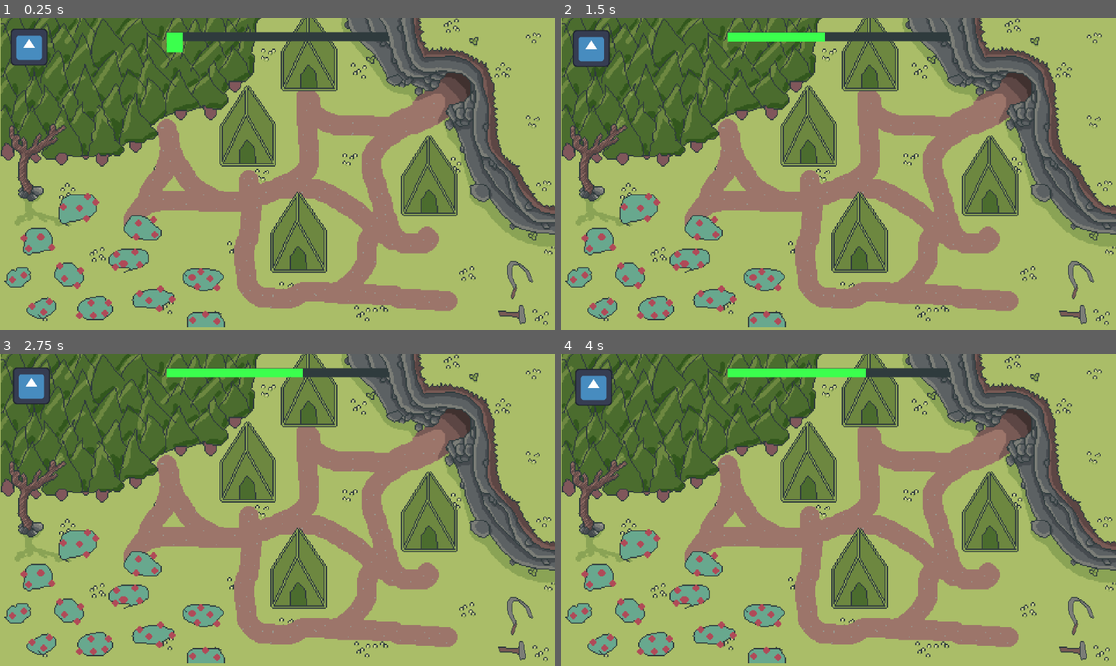
Above: before the commit, frames 1-4 (two rows, left to right).
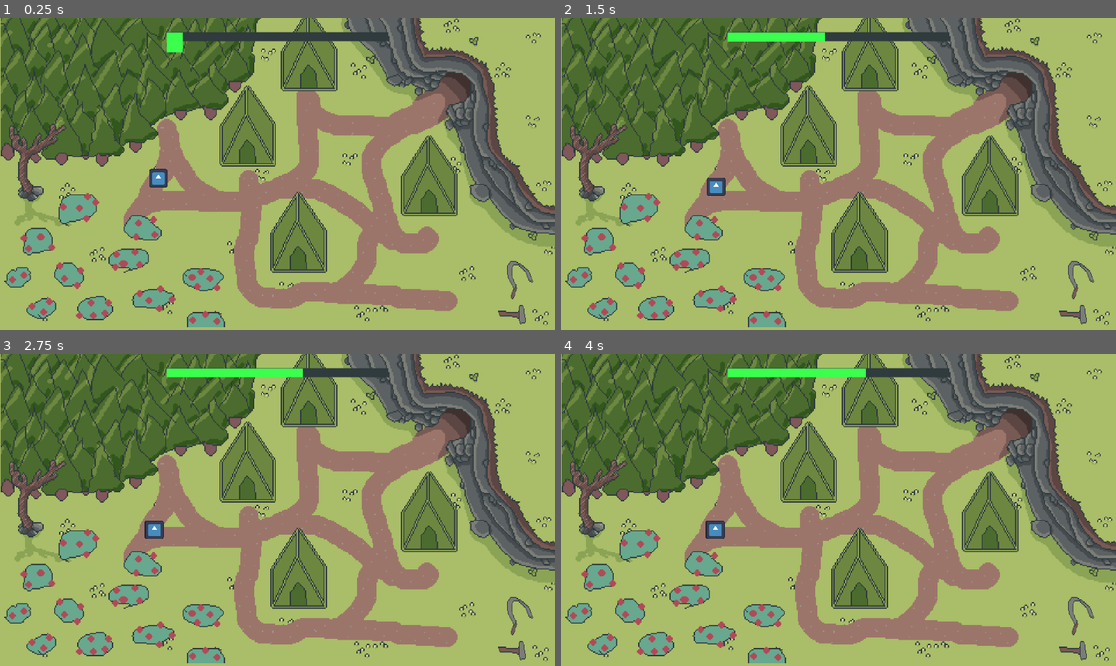
Above: after the commit, the same moments.

Repository: Lueegee1/EksamenDDU
Game: Godot game, scene res://Scenes/Root.tscn
Same seed, same stepped clock (60 frames per second), same inputs: the game is played once before the commit and once after it. The engine's default icon, where the game draws it, is replaced by a stand-in: a white triangle on a blue panel in a dark square.
Inputs:
- Up to frame 1 (0.25 s): no input
- Up to frame 2 (1.5 s): no input
- Up to frame 3 (2.75 s): no input
- Up to frame 4 (4 s): tap Enter at 2.75 s; tap Space at 3.5 s

The runs differ from the first frame. In frame 1, 1.0% of the frame differs, in the area x 1-31%, y 3-55%; in frame 2, 1.0%; in frame 3, 1.0%, in the area x 2-30%, y 4-60%; in frame 4, 1.0%.

Commit message:
Working colonist movement

Diff:
--- a/ddu-eksamen/Scripts/GameManager.gd
+++ b/ddu-eksamen/Scripts/GameManager.gd
@@ -103,7 +103,7 @@
 		workers_dict[colonist_name] = "unemployed" #adds them as unemployed to the workers dict
 		happiness_dict[colonist_name] = {"happiness": base_happiness, "sick" : false, "grieving_1": false, "homeless" : false, "surgery": false, "grieving_2": false}
 		movement_and_sprite_dictionary[colonist_name] = {
-			"position": Vector2(100,100),
+			"position": Vector2(550,550),
 			"target": Vector2.ZERO,
 			"state": "idle",  # idle | going_to_work | going_home | wandering
 			"speed": 5.0     # pixels per second
@@ -128,8 +128,12 @@
 	body.add_child(Sprite)
 	body.z_index = 100
 	Sprite.texture = load("res://icon.svg")
-	Sprite.scale = Vector2(1, 1)
-	colonist_instances[colonist_name] = body
+	Sprite.scale = Vector2(0.5, 0.5)
+	var agent: NavigationAgent2D = body.get_node("NavigationAgent2D")
+	var nav_region = get_tree().get_root().find_child("NavigationRegion2D", true, false)
+	if nav_region:
+		agent.set_navigation_map(nav_region.get_navigation_map())
+		colonist_instances[colonist_name] = body
 
 func _load_building_positions() -> void:
 	for marker in building_markers_node.get_children():
@@ -170,6 +174,10 @@
 	if colonist_name in movement_and_sprite_dictionary:
 		movement_and_sprite_dictionary[colonist_name]["state"] = "going_home"
 
+func get_random_building_position() -> Vector2:
+	var keys = building_positions.keys()
+	var random_key = keys.pick_random()
+	return building_positions[random_key]
 
 func colonist_move(delta: float) -> void:
 	for colonist in colonist_dict:
@@ -222,15 +230,14 @@
 				pass
 
 			"wandering":
-				if agent.is_navigation_finished():
-					agent.target_position = Vector2(
-						randf_range(50, 1870), randf_range(50, 1030)
-					)
-				else:
-					_step_agent(mov, agent, delta)
-	#value_changed.emit() Laggy at gemme hver frame
+				if agent.is_navigation_finished() or agent.get_next_path_position() == mov["position"]:
+					agent.target_position = get_random_building_position()
+
+				_step_agent(mov, agent, delta)
 
 func _step_agent(mov: Dictionary, agent: NavigationAgent2D, delta: float) -> void:
+	if agent.is_navigation_finished():
+		return
 	var next_pos = agent.get_next_path_position()
 	var direction = (next_pos - mov["position"]).normalized()
 	mov["position"] += direction * mov["speed"] * delta
@@ -335,7 +342,7 @@
 
 # Tick System --------------------------------------------------------------------------------------------------
 func _process(delta: float) -> void:
-	colonist_move(delta)
+	colonist_move(delta * 5)
 
 func _on_tick_timer_timeout() -> void:
 	current_tick += 1
